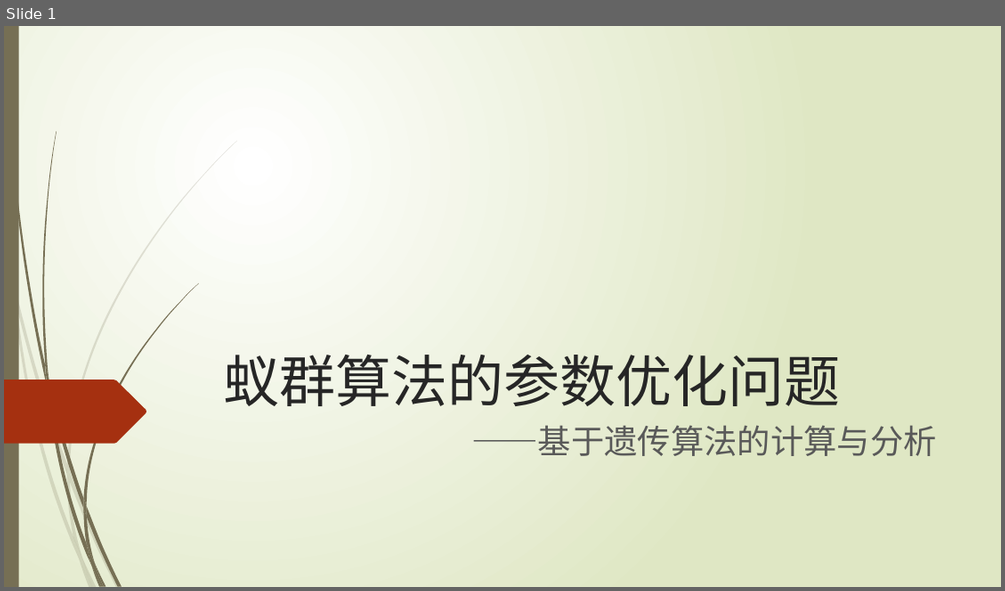
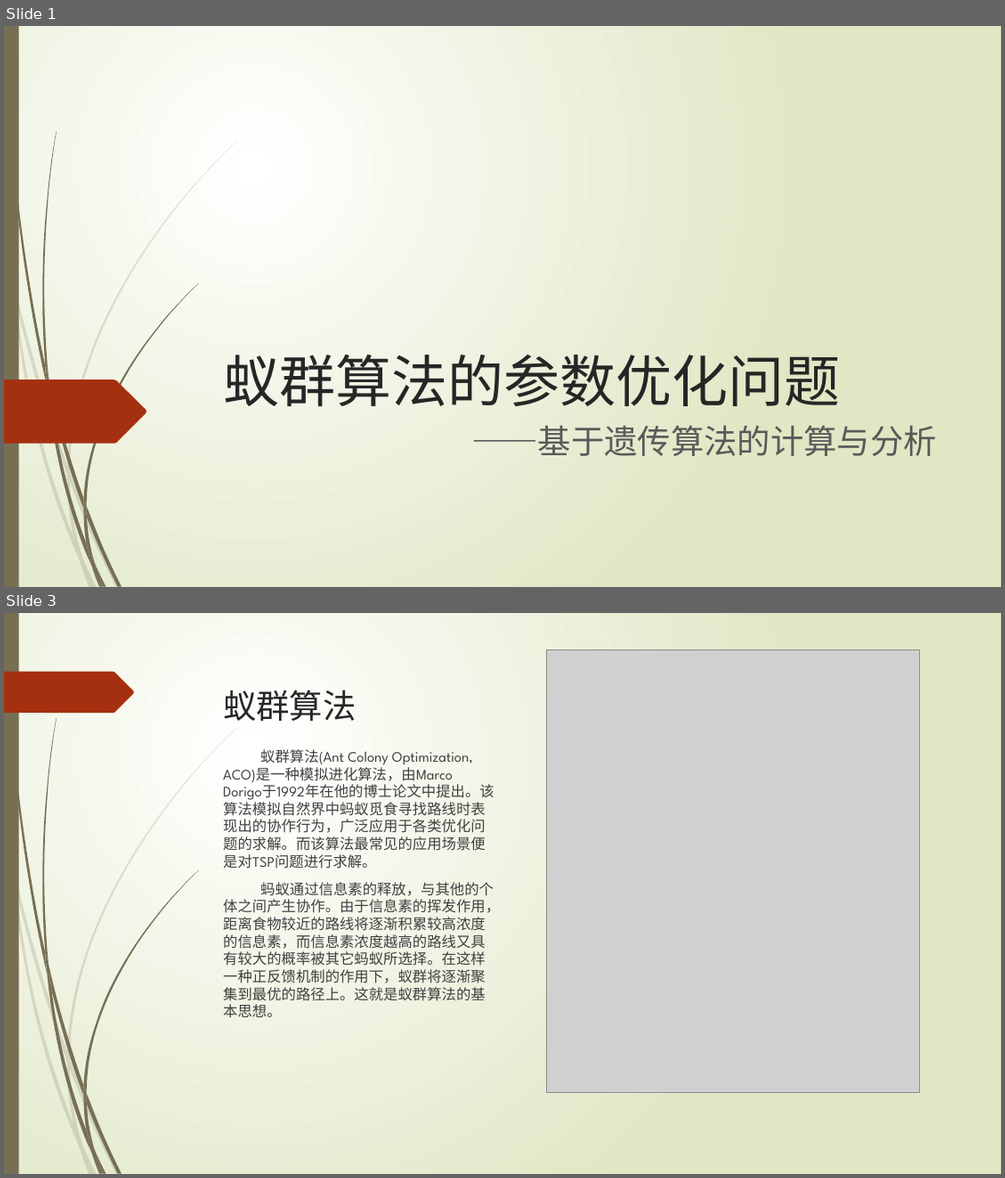
Before and after one commit to sigh0829/ga_aco, a slide deck: src/main/resources/draft/答辩演示文稿.pptx. Shown one above the other, each under a label of ours: slide 1 before the commit, slides 1 and 3 after it; the slides between them are not shown. The pictures are 1005x591 and 1005x1178 pixels, drawn with LibreOffice and Linux fonts; fonts in the diff are those of the drawing; grey boxes stand for pictures. Boxes give left, top, right and bottom in pixels: in the first picture for what was removed or moved away, otherwise in the second. Text is boxed around its words. In the diff, an @@ line names an element or a change of style, - is before the commit and + after.

```diff
--- a/src/main/resources/draft/答辩演示文稿.pptx
+++ b/src/main/resources/draft/答辩演示文稿.pptx
@@ slide 3 added at (x1=4, y1=613, x2=1001, y2=1174), background gradient #FFFFFF to #DFE8C4; not listed: 23 template elements that a slide beside it also shows @@
@@ picture added at (x1=547, y1=649, x2=919, y2=1093) @@
@@ freeform shape added at (x1=4, y1=672, x2=134, y2=713), fill #A53010 @@
@@ title added at (x1=223, y1=690, x2=356, y2=721), 32 pt, text #262626 @@
+蚁群算法
@@ text added at (x1=223, y1=749, x2=500, y2=1018), 14 pt, text #404040 @@
+蚁群算法(Ant Colony Optimization, ACO)是一种模拟进化算法，由Marco Dorigo于1992年在他的博士论文中提出。该算法模拟自然界中蚂蚁觅食寻找路线时表现出的协作行为，广泛应用于各类优化问题的求解。而该算法最常见的应用场景便是对TSP问题进行求解。
+蚂蚁通过信息素的释放，与其他的个体之间产生协作。由于信息素的挥发作用，距离食物较近的路线将逐渐积累较高浓度的信息素，而信息素浓度越高的路线又具有较大的概率被其它蚂蚁所选择。在这样一种正反馈机制的作用下，蚁群将逐渐聚集到最优的路径上。这就是蚁群算法的基本思想。
```
Also in this commit, not shown: 2 slides changed, 4 other slides added, 1 slide removed.
